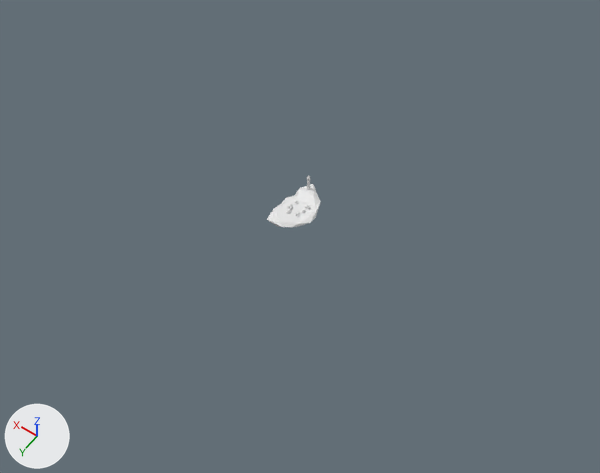
What one commit did to the Blender file Udemy/Lacture_12_House_Back.blend.
One viewpoint serves both versions: a 50 mm lens placed at (-47.8, 69.4, 96.9), pointed at (-2.4, 5.7, -3.1). The axes (+X, +Y, +Z) are drawn at lower left. The lights are the same throughout.
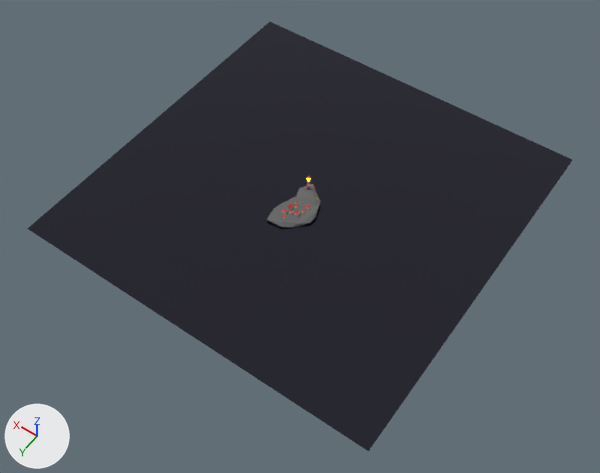
Changed parts and their boxes (x1, y1, x2, y2) in the pictures (600 x 473 px; the box of a moved part takes in the faces that stretch with it):
'Water', shown (black)
    after: (27, 22, 572, 451)
'Cube.002', moved (not visible afterwards)
    before: (295, 212, 300, 217)
'Cube.006', reshaped, moved
    before: (286, 209, 291, 214)
    after: (289, 210, 293, 214)
'Cube.008', added
    after: (294, 211, 300, 216)
'Cube.009', added
    after: (281, 210, 287, 214)
part 1 of me_icosphere_002, moved or reshaped
    both: (281, 190, 299, 204)

What changed in the scene script:
```text
Change me_plane:
    where me_plane.from_pydata(...)  # 4 vertices, 1 face; spans x -1.0..1.0, y -1.0..1.0, z 0.0
    add me_plane.materials.append(mat_water)  # black #07061d
Change me_icosphere_002:
    where me_icosphere_002.from_pydata(...)  # 32 vertices, 60 faces; spans x -3.8..2.31, y -1.11..8.27, z -1.05..1.43
    me_icosphere_002 part 1
    me_icosphere_002.vertices[6].co: (0.64, 1.84, -0.19) -> (0.62, 1.84, -0.22)
    me_icosphere_002.vertices[17].co: (1.5, 1.76, 0.14) -> (1.28, 1.76, 0.08)  # pixel (294, 195) -> pixel (295, 196)
    me_icosphere_002.vertices[22].co: (2.11, 3.11, 0.42) -> (1.48, 3.28, 0.43)  # pixel (286, 197) -> pixel (288, 200)
    add me_icosphere_002.materials.append(mat_rock)  # dark grey #676767
Add me_cube_006:
    me_cube_006.from_pydata([(1.0, 1.0, 1.6), (1.0, 1.0, -0.4), (1.0, -1.0, 1.6), (1.0, -1.0, -0.4), (-1.0, 1.0, 1.6), (-1.0, 1.0, -0.4), (-1.0, -1.0, 1.6), (-1.0, -1.0, -0.4), (0.0, 1.0, -0.4), (0.0, -1.0, 2.6), (0.0, -1.0, -0.4), (0.0, 1.0, 2.6)], [], [(11, 4, 6, 9), (10, 9, 6, 7), (7, 6, 4, 5), (8, 1, 3, 10), (1, 0, 2, 3), (8, 11, 0, 1), (5, 4, 11, 8), (5, 8, 10, 7), (3, 2, 9, 10), (0, 11, 9, 2)])
    for i in [0, 9]: me_cube_006.polygons[i].material_index = 1
    me_cube_006.materials.append(mat_house_yellow_002)  # beige #dac6aa
    me_cube_006.materials.append(mat_house_roof_002)  # red #e73531
Change ob_water:
    remove ob_water.hide_set(True)
Change ob_cube_002:
    ob_cube_002.location: (-1.4, 5.1, 0.6) -> (-0.4, 4.0, 0.8)
Change ob_cube_006:
    ob_cube_006: bpy.data.objects.new('Cube.006', me_cube_001) -> bpy.data.objects.new('Cube.006', me_cube_006)
    ob_cube_006.location: (-0.1, 5.5, 0.7) -> (-0.4, 5.3, 0.7)
Add ob_cube_010:
    ob_cube_010 = bpy.data.objects.new('Cube.010', me_cube_006.copy())
    ob_cube_010.location = (-0.1, 6.5, 0.6)
    ob_cube_010.scale = (0.184, 0.184, 0.184)
Add ob_cube_009:
    ob_cube_009 = bpy.data.objects.new('Cube.009', me_cube_007)  # 34 vertices, 28 faces; spans x -3.0..1.0, y -1.0..1.0, z -0.4..2.6; in mat_house_yellow_001 (beige #dac6aa), mat_house_roof_005 (red #e73531)
    ob_cube_009.location = (0.4, 5.8, 0.7)
    ob_cube_009.rotation_euler = (0.0, 0.0, 3.091)  # degrees (0, 0, 177)
    ob_cube_009.scale = (0.184, 0.184, 0.184)
Add ob_cube_008:
    ob_cube_008 = bpy.data.objects.new('Cube.008', me_cube_003)  # 22 vertices, 20 faces; spans x -1.0..2.0, y -2.49..1.01, z -1.0..2.0; in mat_house_yellow_001 (beige #dac6aa), mat_house_roof_001 (red #e73531)
    ob_cube_008.location = (-1.3, 5.0, 0.9)
    ob_cube_008.scale = (0.184, 0.184, 0.184)
Add ob_cube_007:
    ob_cube_007 = bpy.data.objects.new('Cube.007', me_cube_003)  # 22 vertices, 20 faces; spans x -1.0..2.0, y -2.49..1.01, z -1.0..2.0; in mat_house_yellow_001 (beige #dac6aa), mat_house_roof_001 (red #e73531)
    ob_cube_007.location = (0.2, 4.7, 0.9)
    ob_cube_007.scale = (0.184, 0.184, 0.184)
```
